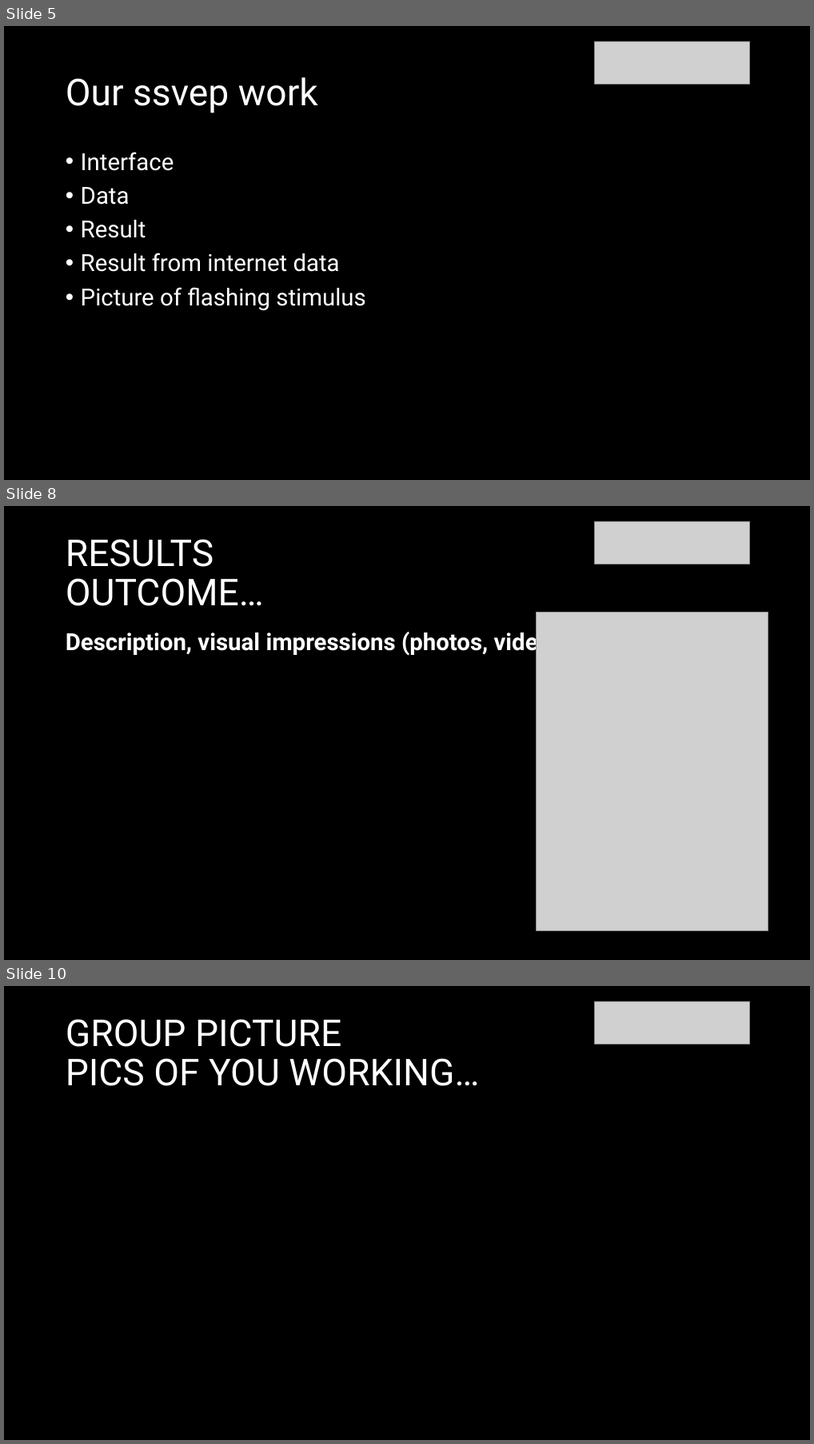
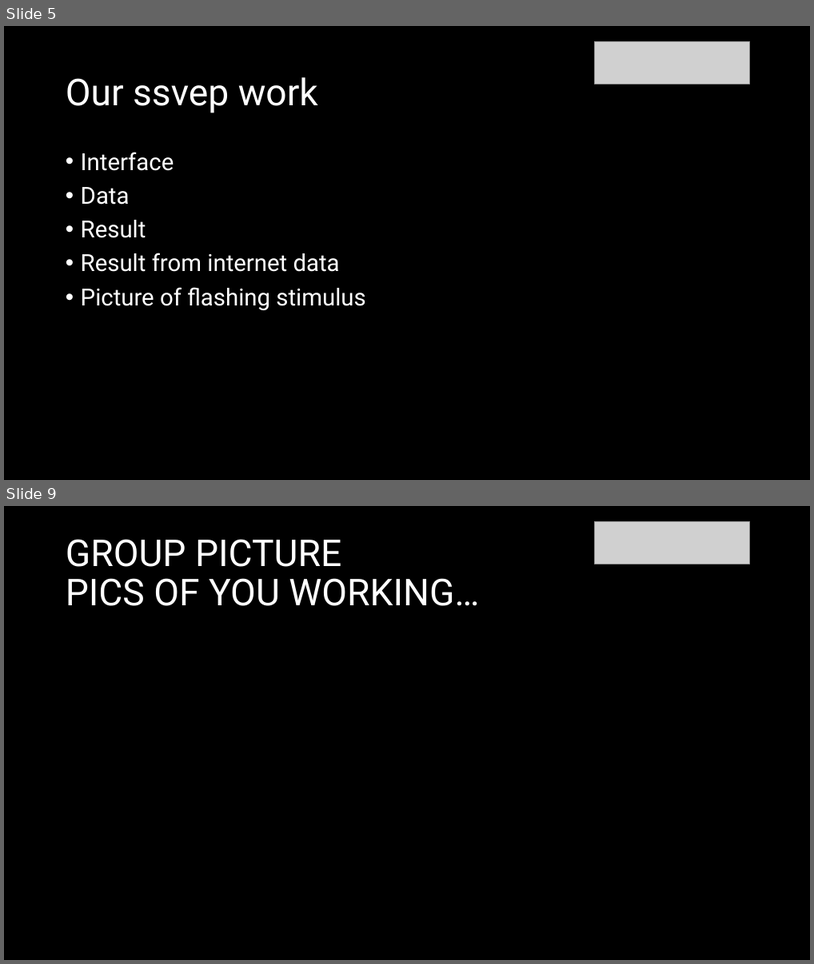
Before and after one commit to michaelgoldendev/unibrowser, a slide deck: presentation/unibrowser-presentation.pptx. Shown one above the other, each under a label of ours: slides 5, 8 and 10 before the commit, slides 5 and 9 after it; the slides between them are not shown. The pictures are 814x1444 and 814x964 pixels, drawn with LibreOffice and Linux fonts; fonts in the diff are those of the drawing; grey boxes stand for pictures. Boxes give left, top, right and bottom in pixels: in the first picture for what was removed or moved away, otherwise in the second. Text is boxed around its words. In the diff, an @@ line names an element or a change of style, - is before the commit and + after.

```diff
--- a/presentation/unibrowser-presentation.pptx
+++ b/presentation/unibrowser-presentation.pptx
@@ slide 8 removed at (x1=4, y1=506, x2=810, y2=960), background #000000 @@
@@ picture removed at (x1=595, y1=521, x2=750, y2=564) @@
@@ title removed at (x1=66, y1=539, x2=264, y2=606) @@
-RESULTS
-OUTCOME…
@@ picture removed at (x1=536, y1=612, x2=769, y2=930) @@
@@ text removed at (x1=66, y1=628, x2=572, y2=656) @@
-Description, visual impressions (photos, videos)
@@ what was slide 10 is now slide 9 @@
```
Also in this commit, not shown: 3 slides changed, 1 slide added, 1 other slide removed.
